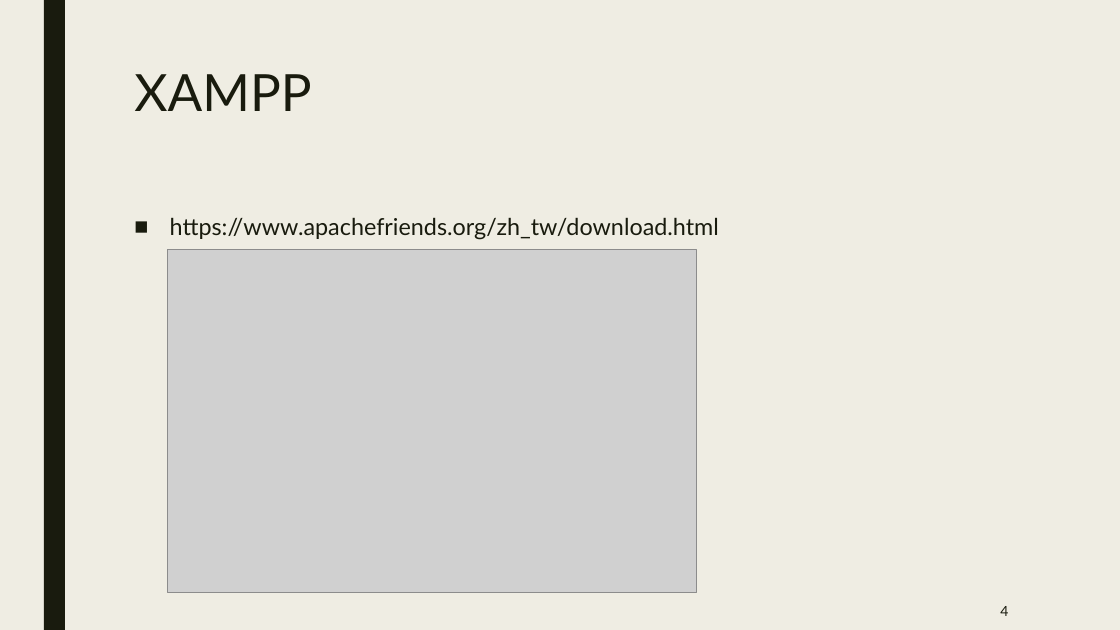
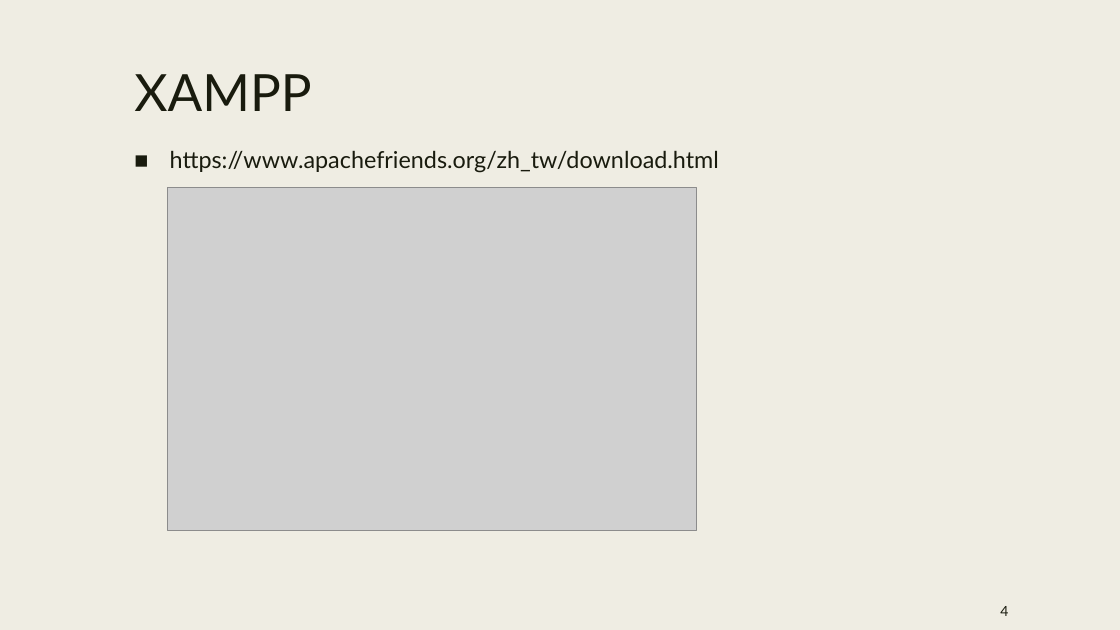
Before and after one commit to aapplle123/php_course, a slide deck: slide 4 of slides/phpV202211111.pptx. Drawn at 1120x630 pixels with LibreOffice and Linux fonts; fonts in the diff are those of the drawing; grey boxes stand for pictures; background and template pictures are left out. Boxes give left, top, right and bottom in pixels: in the first picture for what was removed or moved away, otherwise in the second. Text is boxed around its words. In the diff, an @@ line names an element or a change of style, - is before the commit and + after.

```diff
--- a/slides/phpV202211111.pptx
+++ b/slides/phpV202211111.pptx
@@ rectangle removed at [44,0,65,630] @@
@@ text "https://www.apachefriends.org/zh_tw/download.html": place and size @@
-text "https://www.apachefriends.org/zh_tw/download.html" at [170,217,719,240]
+text "https://www.apachefriends.org/zh_tw/download.html" at [170,150,719,173]
@@ picture: place and size @@
-picture at [168,250,697,593]
+picture at [168,187,697,531]
```
Also in this commit, not shown: 9 other slides changed, 1 slide added, 1 slide removed.
